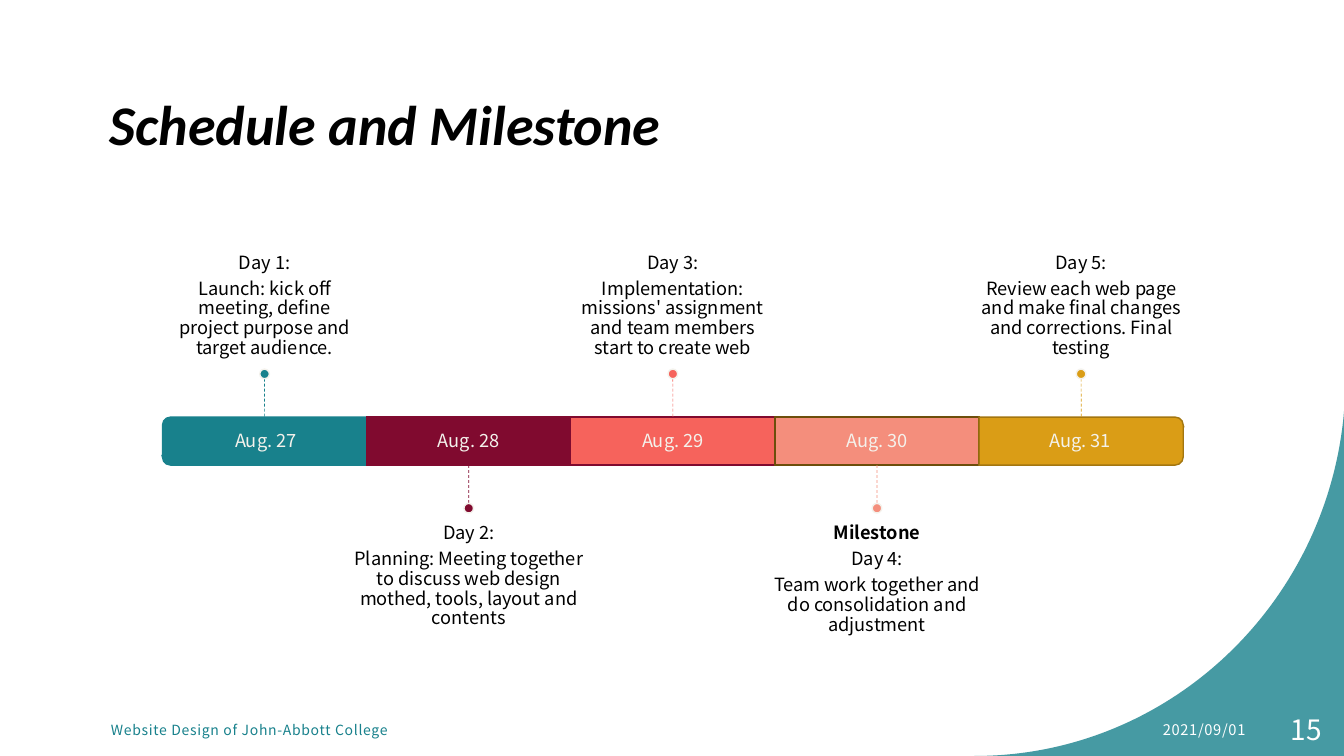
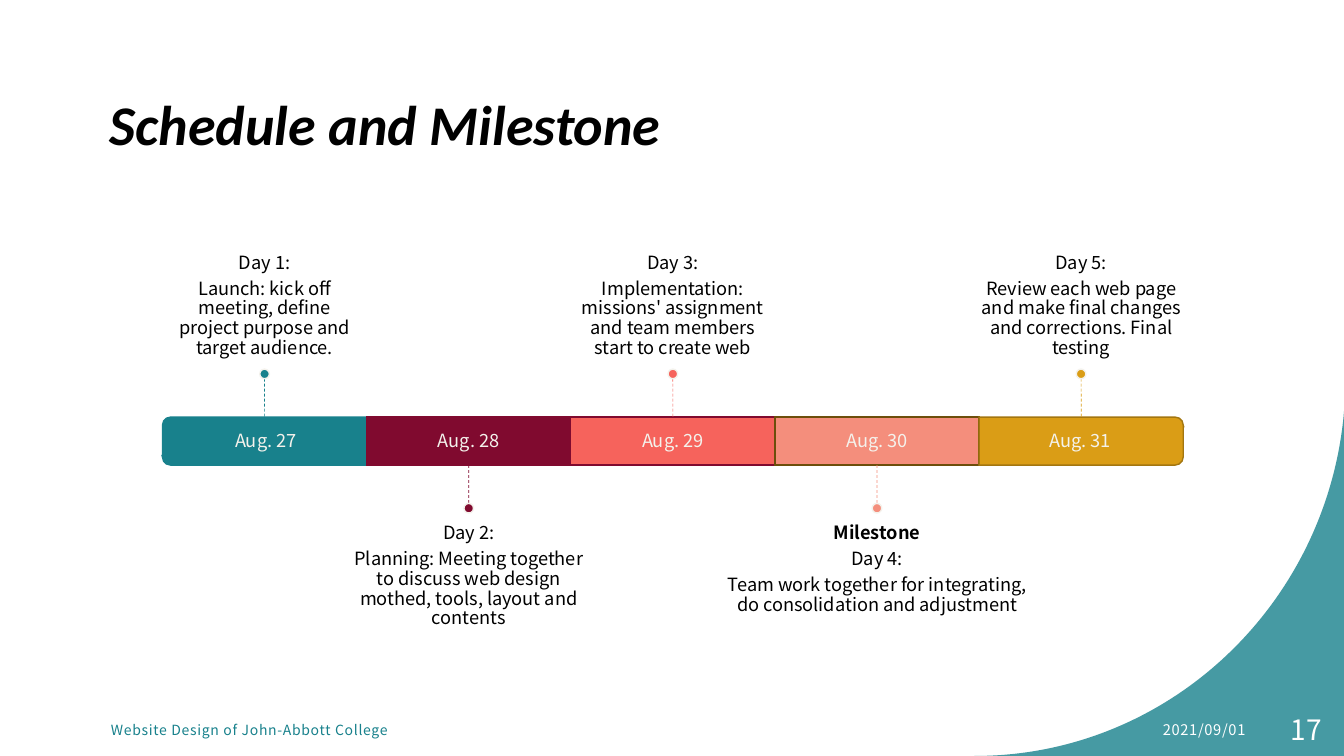
Before and after one commit to MikentGuo/Project_Tour, a slide deck: slide 17 of docs/Website Design for tourist attraction.pptx (slide 15 before the commit). Drawn at 1344x756 pixels with LibreOffice and Linux fonts; fonts in the diff are those of the drawing. Boxes give left, top, right and bottom in pixels: in the first picture for what was removed or moved away, otherwise in the second. Text is boxed around its words. In the diff, an @@ line names an element or a change of style, - is before the commit and + after.

```diff
--- a/docs/Website Design for tourist attraction.pptx
+++ b/docs/Website Design for tourist attraction.pptx
@@ text "Milestone": place and size @@
-text "Milestone" at [774, 524, 981, 636]
+text "Milestone" at [728, 524, 1027, 616]
@@ text at [728, 576, 1027, 616]: text changed @@
-Team work together and do consolidation and adjustment
+Team work together for integrating, do consolidation and adjustment
@@ page number at [1291, 719, 1322, 740]: text changed @@
-15
+17
```
Also in this commit, not shown: 3 other slides changed, 1 slide added.
